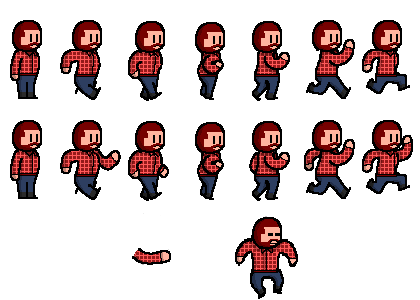
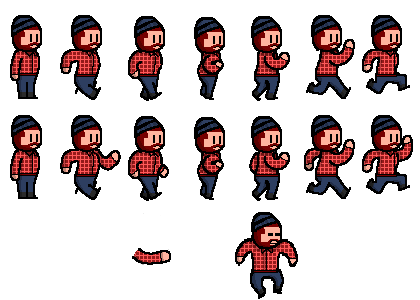
The second 420×300 image is a revision of the first. Changes to its layers:
renamed "shading copy" to "shading", painted on it over [11,121,397,139]
removed layer "shading" (was 25%) over [11,21,397,232]
added layer "shading 2" (25%) above "bottom guy shading" over [13,116,394,134]
added layer "bottom guy shading" (25%) above "shading 3" over [253,213,274,231]
added layer "shading 3" (25%) above "hat" over [11,16,397,232]
added layer "hat" above "hat coloring" over [11,15,397,232]
added layer "hat coloring" above "outline" over [13,17,396,230]
